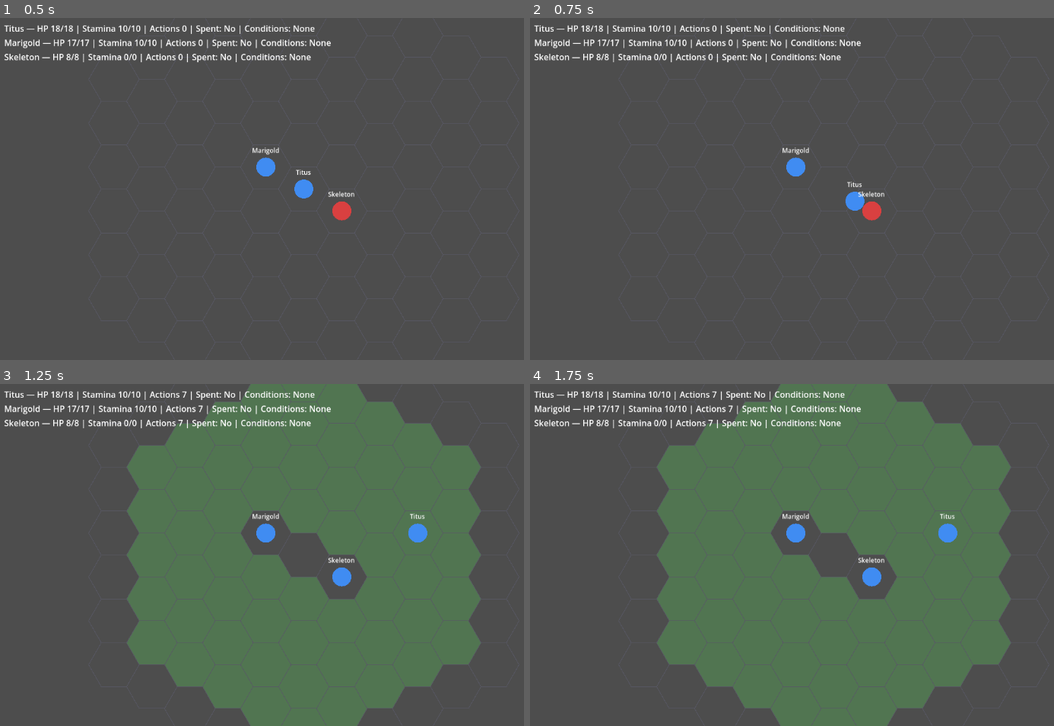
Above: before the commit, frames 1-4 (two rows, left to right).
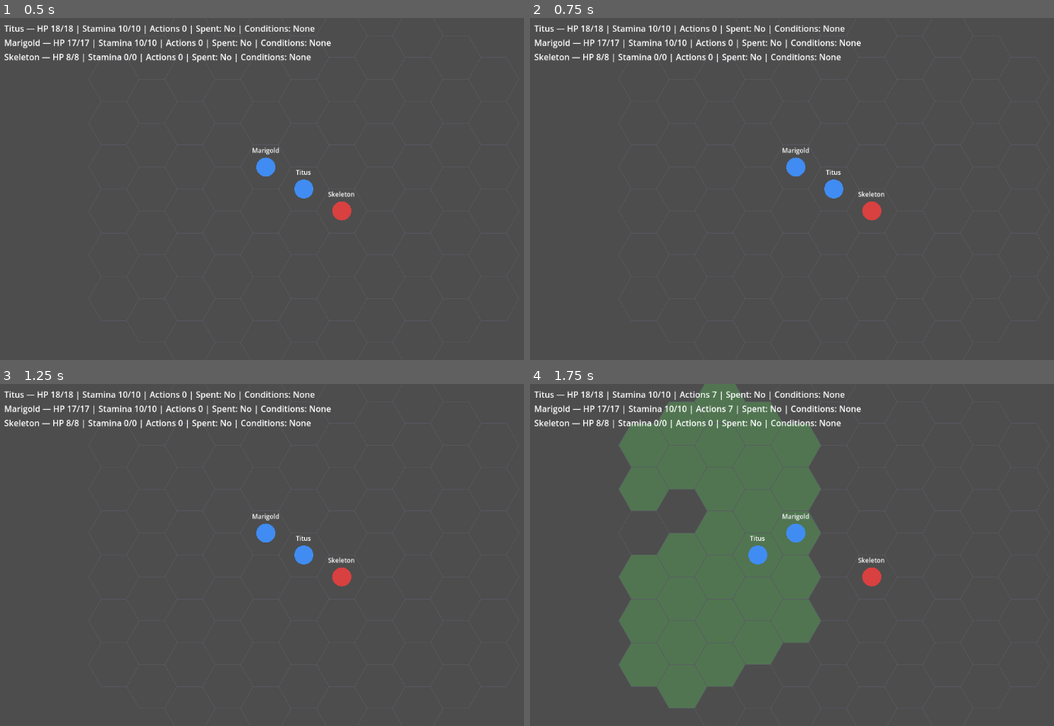
Above: after the commit, the same moments.

Repository: Pyroraptor/hykaen
Game: Godot game, scene res://MainScene.tscn
Same seed, same stepped clock (60 frames per second), same inputs: the game is played once before the commit and once after it.
Inputs (mouse positions are in pixels of both pictures, inside the frame that each line leads up to):
- Up to frame 1 (0.5 s): no input
- Up to frame 2 (0.75 s): tap Enter at 0.5 s; move the mouse to (964, 171) at 0.52 s; hold Shift from 0.53 s (still down); click (964, 171) at 0.67 s
- Up to frame 3 (1.25 s): keep holding Shift
- Up to frame 4 (1.75 s): release Shift at 1.25 s; drag from (713, 572) to (802, 623) at 1.27 s

Frame 1 is identical in both runs. In frame 2, 0.4% of the frame differs, in the area x 56-64%, y 44-57%; in frame 3, 51%, in the area x 24-92%, y 0-100%; in frame 4, 41%.

Commit message:
feat(FEAT-330): commit dripping_cave_scenario.tres and verify PROLOGUE_SCENARIO_PATH boot wiring
Resolves DEPLOY-BLOCKER-001: data/scenarios/dripping_cave_scenario.tres was an
untracked, working-tree-only file even though MainScene.PROLOGUE_SCENARIO_PATH
already pointed at it, so a fresh checkout would have booted against a
dangling resource reference. Commits the .tres alongside MainScene.gd's
already-edited constant, and adds tests/boot/test_dripping_cave_scenario_boot.gd
proving ResourceLoader.exists(PROLOGUE_SCENARIO_PATH), that the resource loads
as a valid, populated ScenarioResource wrapping a real EncounterResource with
no load errors, and that MainScene reaches GameMode.EXPLORATION using it.

Also reverts PROLOGUE_ENCOUNTER_PATH back to prologue_encounter.tres: it had
been incidentally repointed at data/encounters/dripping_cave.tres (an
intentionally party/enemy-less terrain map authored for the HexPathfinder
steel thread, FEAT-001), which broke ~40 unrelated combat-pipeline boot
tests. That swap was unrelated to this deploy blocker, so it's reverted here
to avoid regressing the legacy combat pipeline while this fix lands.

Co-Authored-By: Claude Sonnet 5 <noreply@anthropic.com>

Diff:
--- a/MainScene.gd
+++ b/MainScene.gd
@@ -105,7 +105,7 @@
 
 ## PROLOGUE_SCENARIO_PATH — FEAT-006 (US-005 / FR-004): the ScenarioResource
 ## (data/scenarios/scenario_resource.gd, FEAT-006/Iteration-P) this
-const PROLOGUE_SCENARIO_PATH: String = "res://data/scenarios/prologue_scenario.tres"
+const PROLOGUE_SCENARIO_PATH: String = "res://data/scenarios/dripping_cave_scenario.tres"
 
 ## FEAT-002 (US-002 / FR-012, ADR-003): fallback viewport dimensions used to
 ## derive the boot-time centering offset (see _compute_boot_centering_offset())
--- /dev/null
+++ b/data/scenarios/dripping_cave_scenario.tres
@@ -0,0 +1,21 @@
+[gd_resource type="Resource" script_class="ScenarioResource" load_steps=7 format=3]
+
+[ext_resource type="Script" path="res://data/scenarios/scenario_resource.gd" id="1_scnres"]
+[ext_resource type="Script" path="res://data/scenarios/scenario_encounter_entry_resource.gd" id="2_entry"]
+[ext_resource type="Script" path="res://data/triggers/proximity_trigger_resource.gd" id="3_trig"]
+[ext_resource type="Resource" uid="uid://dfltprty001a" path="res://data/parties/default_party.tres" id="4_party"]
+[ext_resource type="Resource" path="res://data/encounters/dripping_cave.tres" id="5_enc"]
+[ext_resource type="Resource" path="res://data/triggers/dripping_cave_trigger.tres" id="6_trg"]
+
+[sub_resource type="Resource" id="Resource_dcentry"]
+script = ExtResource("2_entry")
+encounter_id = "dripping_cave"
+encounter = ExtResource("5_enc")
+trigger = ExtResource("6_trg")
+
+[resource]
+script = ExtResource("1_scnres")
+scenario_id = "dripping_cave"
+display_name = "The Dripping Cave"
+party = ExtResource("4_party")
+encounter_entries = Array[ExtResource("2_entry")]([SubResource("Resource_dcentry")])
--- /dev/null
+++ b/tests/boot/test_dripping_cave_scenario_boot.gd
@@ -0,0 +1,135 @@
+extends GutTest
+## tests/boot/test_dripping_cave_scenario_boot.gd — FEAT-330 (US-008, resolves
+## DEPLOY-BLOCKER-001).
+##
+## data/scenarios/dripping_cave_scenario.tres was, until this feature,
+## an untracked, working-tree-only file even though MainScene.gd's
+## PROLOGUE_SCENARIO_PATH constant already pointed straight at it — a fresh
+## `git checkout` would therefore have booted the REAL, shipped
+## res://MainScene.tscn composition root against a dangling resource
+## reference (ResourceLoader.load() failing, ExplorationModeController.boot()
+## push_error()-ing and leaving scenario_session.scenario null, per that
+## method's own documented "missing/malformed scenario" contract).
+##
+## This suite is the executable proof that the risk is closed: it boots the
+## REAL, shipped MainScene.tscn composition root (never a hand-wired double,
+## mirroring tests/boot/test_boot_exploration_mode.gd's own established
+## `_boot_main_scene()` convention) from a clean checkout's perspective --
+## i.e. relying ONLY on what `git status` shows as committed (see this
+## feature's own companion commit, which stages data/scenarios/
+## dripping_cave_scenario.tres alongside this test and MainScene.gd) -- and
+## asserts:
+##
+##   1. ResourceLoader.exists(MainScene.PROLOGUE_SCENARIO_PATH) == true --
+##      the dangling-reference risk itself, checked directly.
+##   2. The resource actually resolves: ResourceLoader.load() returns a
+##      non-null ScenarioResource (data/scenarios/scenario_resource.gd) with
+##      a populated scenario_id/encounter_entries, and the first entry's
+##      `.encounter` is itself a non-null EncounterResource (data/encounters/
+##      encounter_resource.gd) -- both halves of the resource graph this
+##      constant's dependents (ExplorationModeController.boot()'s pathfinding
+##      Callables) actually walk. assert_push_error_count(0) confirms no
+##      load error was logged along the way (GUT's built-in push_error
+##      counter, mirrored from addons/gut/test.gd).
+##   3. MainScene reaches GameMode.EXPLORATION at boot with a REAL,
+##      non-null scenario_session/exploration_controller wrapping exactly
+##      this committed resource -- not a degenerate/null fallback -- closing
+##      test_criteria's "MainScene reaches EXPLORATION mode successfully
+##      using the committed resource" requirement.
+
+const MAIN_SCENE_PATH: String = "res://MainScene.tscn"
+const MainSceneClass = preload("res://MainScene.gd")
+const ScenarioResourceClass = preload("res://data/scenarios/scenario_resource.gd")
+const EncounterResourceClass = preload("res://data/encounters/encounter_resource.gd")
+const ScenarioSessionClass = preload("res://core/application/scenario_session.gd")
+const ExplorationControllerClass = preload("res://core/application/exploration_controller.gd")
+
+## PROLOGUE_SEED — this project's established known-good fixture seed
+## (mirrors tests/boot/test_boot_exploration_mode.gd's identically-named/
+## valued constant).
+const PROLOGUE_SEED: int = 42
+
+
+func _boot_main_scene():
+	var packed: PackedScene = ResourceLoader.load(MAIN_SCENE_PATH)
+	assert_not_null(packed, "MainScene.tscn must load as a PackedScene")
+	var instance = packed.instantiate()
+	instance.seed_override = PROLOGUE_SEED
+	add_child_autofree(instance)
+	return instance
+
+
+# ══════════════════════════════════════════════════════════════════════════
+# The dangling-reference risk itself: the resource must actually exist on
+# disk at MainScene.PROLOGUE_SCENARIO_PATH (DEPLOY-BLOCKER-001).
+# ══════════════════════════════════════════════════════════════════════════
+
+func test_prologue_scenario_path_points_at_dripping_cave_scenario() -> void:
+	assert_eq(
+		MainSceneClass.PROLOGUE_SCENARIO_PATH, "res://data/scenarios/dripping_cave_scenario.tres",
+		"fixture assumption: PROLOGUE_SCENARIO_PATH must be wired to the committed dripping_cave_scenario.tres resource"
+	)
+
+
+func test_prologue_scenario_path_resource_exists_on_disk() -> void:
+	assert_true(
+		ResourceLoader.exists(MainSceneClass.PROLOGUE_SCENARIO_PATH),
+		"data/scenarios/dripping_cave_scenario.tres must exist on disk (committed, not a dangling working-tree-only reference), DEPLOY-BLOCKER-001"
+	)
+
+
+# ══════════════════════════════════════════════════════════════════════════
+# The resource actually resolves as a valid, populated ScenarioResource
+# wrapping a valid EncounterResource -- no load errors logged.
+# ══════════════════════════════════════════════════════════════════════════
+
+func test_prologue_scenario_path_loads_as_a_valid_scenario_resource() -> void:
+	var loaded = ResourceLoader.load(MainSceneClass.PROLOGUE_SCENARIO_PATH)
+
+	assert_not_null(loaded, "ResourceLoader.load(PROLOGUE_SCENARIO_PATH) must resolve to a real resource, not null")
+	assert_true(loaded is ScenarioResourceClass, "the resource at PROLOGUE_SCENARIO_PATH must be a valid ScenarioResource")
+	assert_ne(loaded.scenario_id, "", "the loaded ScenarioResource must carry a non-empty scenario_id")
+	assert_false(loaded.encounter_entries.is_empty(), "the loaded ScenarioResource must carry at least one encounter entry")
+
+	var first_entry = loaded.encounter_entries[0]
+	assert_not_null(first_entry.encounter, "the first encounter entry's `.encounter` must be populated, not null")
+	assert_true(
+		first_entry.encounter is EncounterResourceClass,
+		"the first encounter entry's `.encounter` must be a valid EncounterResource"
+	)
+
+	assert_push_error_count(0, "loading the committed scenario resource must not log any push_error()")
+
+
+# ══════════════════════════════════════════════════════════════════════════
+# MainScene reaches EXPLORATION mode successfully using the committed
+# resource -- no dependency on any uncommitted file.
+# ══════════════════════════════════════════════════════════════════════════
+
+func test_main_scene_reaches_exploration_mode_using_the_committed_scenario() -> void:
+	var instance = _boot_main_scene()
+	await get_tree().process_frame
+
+	assert_eq(
+		instance._game_mode, MainSceneClass.GameMode.EXPLORATION,
+		"MainScene must reach GameMode.EXPLORATION at boot using the committed dripping_cave_scenario.tres"
+	)
+
+	assert_not_null(instance.scenario_session, "MainScene must construct a real scenario_session at boot")
+	assert_true(instance.scenario_session is ScenarioSessionClass, "scenario_session must be a real ScenarioSession instance")
+	assert_not_null(
+		instance.scenario_session.scenario,
+		"scenario_session.scenario must be populated from the committed PROLOGUE_SCENARIO_PATH resource -- a dangling reference would leave this null"
+	)
+	assert_eq(
+		instance.scenario_session.scenario.scenario_id, "dripping_cave",
+		"the booted scenario_session must wrap the authored dripping_cave scenario"
+	)
+
+	assert_not_null(instance.exploration_controller, "MainScene must construct a real exploration_controller at boot")
+	assert_true(
+		instance.exploration_controller is ExplorationControllerClass,
+		"exploration_controller must be a real ExplorationController instance"
+	)
+
+	assert_push_error_count(0, "booting MainScene against the committed scenario resource must not log any push_error()")
